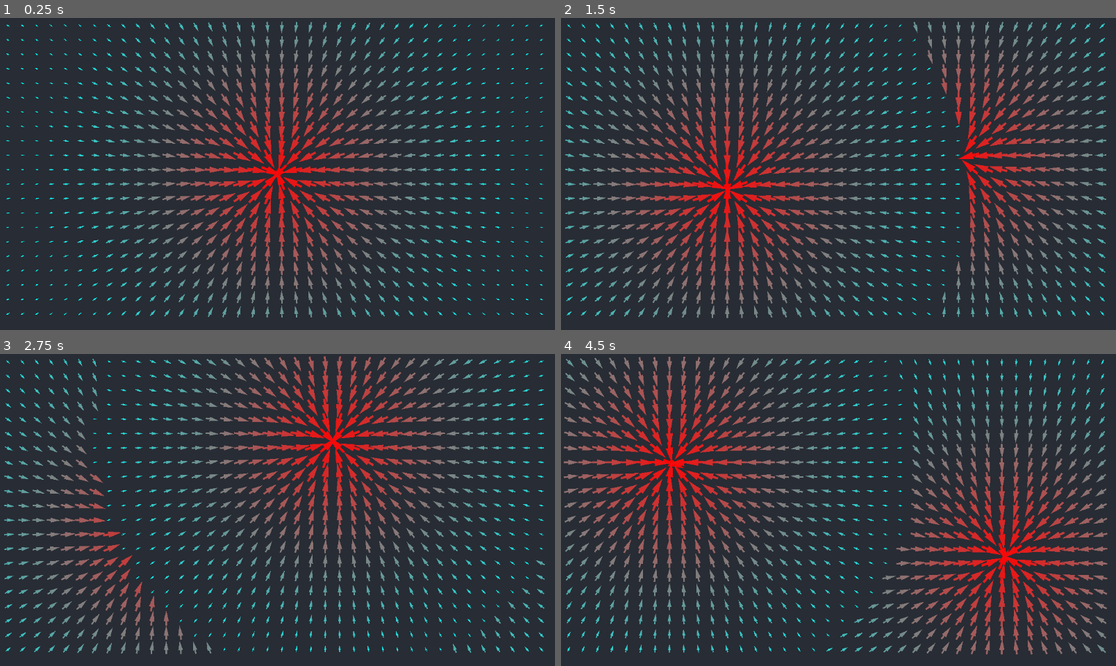
Above: before the commit, frames 1-4 (two rows, left to right).
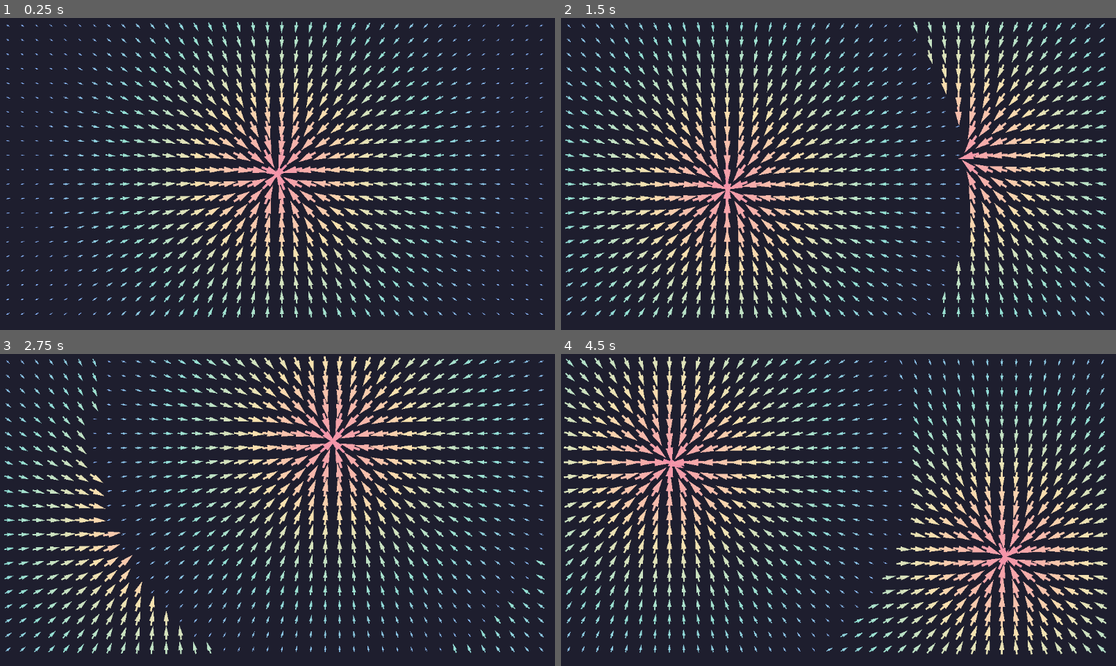
Above: after the commit, the same moments.

Repository: SinaMajdieh/fields
Game: Godot game, scene res://scenes/arrows.tscn
Two runs of this game, one before a commit and one after it. Both use one fixed random seed, a clock stepped at 60 frames per second and the inputs below.
Inputs (mouse positions are in pixels of both pictures, inside the frame that each line leads up to):
- Up to frame 1 (0.25 s): no input
- Up to frame 2 (1.5 s): tap Enter at 0.5 s; move the mouse to (960, 158) at 0.52 s; tap Space at 1.25 s; move the mouse to (727, 189) at 1.27 s
- Up to frame 3 (2.75 s): tap Enter at 2 s; move the mouse to (333, 441) at 2.02 s
- Up to frame 4 (4.5 s): tap Space at 2.75, 4.25 s; move the mouse to (810, 572) at 2.77 s; tap Enter at 3.5 s; move the mouse to (1005, 556) at 3.52 s; move the mouse to (672, 463) at 4.27 s

The runs differ from the first frame. In frame 1, 10% of the frame differs, in the area x 1-98%, y 1-96%; in frame 2, 14%; in frame 3, 12%; in frame 4, 15%, in the area x 0-99%, y 0-97%.

Commit message:
Color Heat map inspired by Catppuccin Mocha

Diff:
--- a/project.godot
+++ b/project.godot
@@ -16,4 +16,5 @@
 
 [rendering]
 
-environment/defaults/default_clear_color=Color(0.15686275, 0.17254902, 0.20392157, 1)
+anti_aliasing/quality/msaa_2d=3
+environment/defaults/default_clear_color=Color(0.11764706, 0.11764706, 0.18039216, 1)
--- a/scenes/arrows.tscn
+++ b/scenes/arrows.tscn
@@ -7,7 +7,10 @@
 multi_mesh_instance = NodePath("MultiMeshInstance2D")
 grid_size = Vector2(-1, -1)
 spacing = 30.0
+base_size = null
 max_size = 1.7
+min_size = null
+max_distance = null
 arrow_length = 10.0
 arrow_width = 5.0
 head_length = 4.0
--- a/scripts/arrows.gd
+++ b/scripts/arrows.gd
@@ -115,5 +115,5 @@
 	return lerp(max_size, min_size, normalized_distance)
 
 func calculate_color(distance: float) -> Color:
-	var normalized_distance: float = clamp(distance / max_distance, 0.0, 1.0)
-	return Color(1.0 - normalized_distance, normalized_distance, normalized_distance, 1.0)
+	var normalized_distance: float = 1 - clamp(distance / max_distance, 0.0, 1.0)
+	return ColorMan.get_heat_color(normalized_distance)
--- /dev/null
+++ b/scripts/color-man.gd
@@ -0,0 +1,19 @@
+class_name ColorMan
+
+const CATPPUCCIN_HEAT: Dictionary = {
+    COOL = Color("89B4FA"),
+    NEUTRAL = Color("94E2D5"),
+    WARM = Color("F9E2AF"),
+    HOT = Color("F38BA8"),
+}
+
+
+## Heat map inspired by Catppuccin Mocha Theme
+static func get_heat_color(level: float) -> Color:
+    level = clamp(level, 0.0, 1.0)
+    if level < 0.33:
+        return CATPPUCCIN_HEAT.COOL.lerp(CATPPUCCIN_HEAT.NEUTRAL, level / 0.33)
+    elif level < 0.66:
+        return CATPPUCCIN_HEAT.NEUTRAL.lerp(CATPPUCCIN_HEAT.WARM, (level - 0.33) / 0.33)
+    else:
+        return CATPPUCCIN_HEAT.WARM.lerp(CATPPUCCIN_HEAT.HOT, (level - 0.66) / 0.34)
